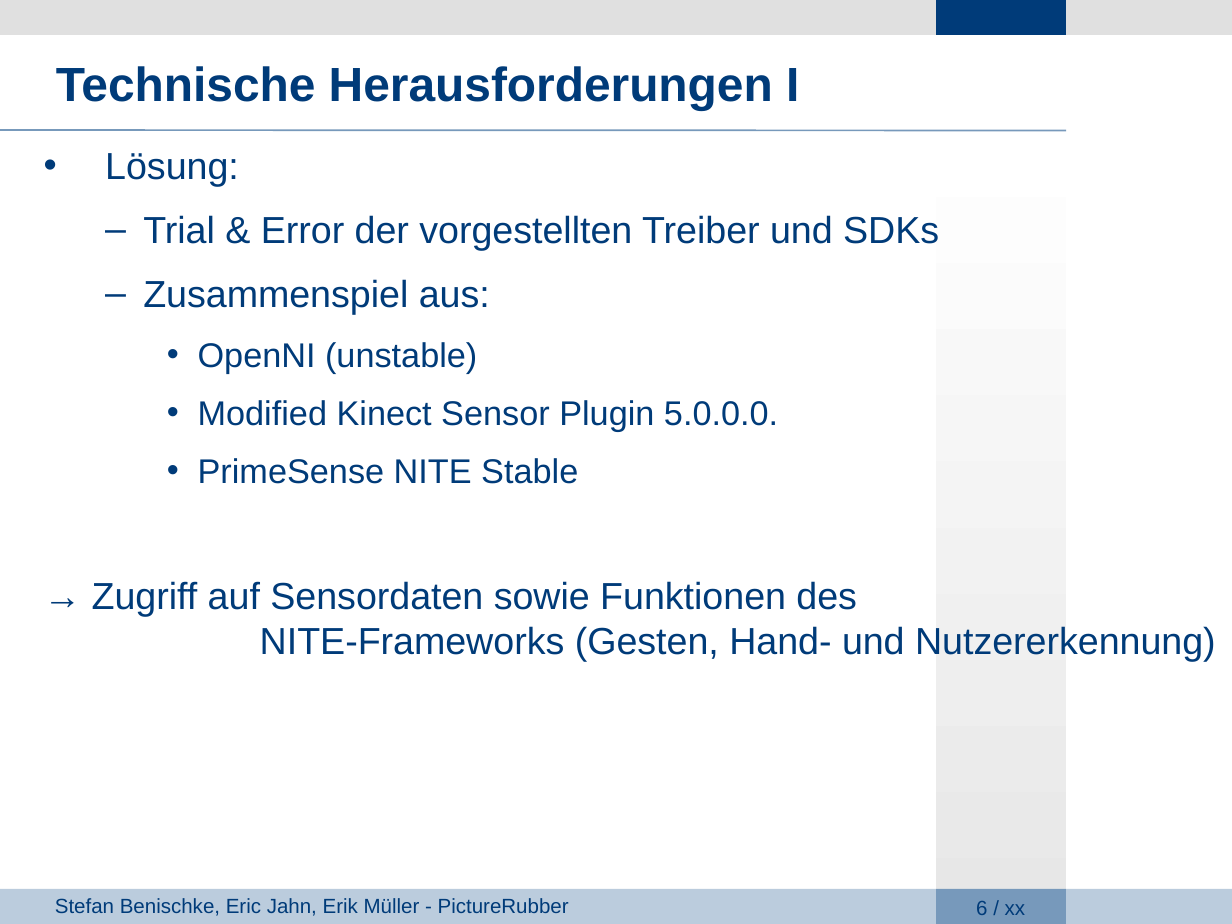
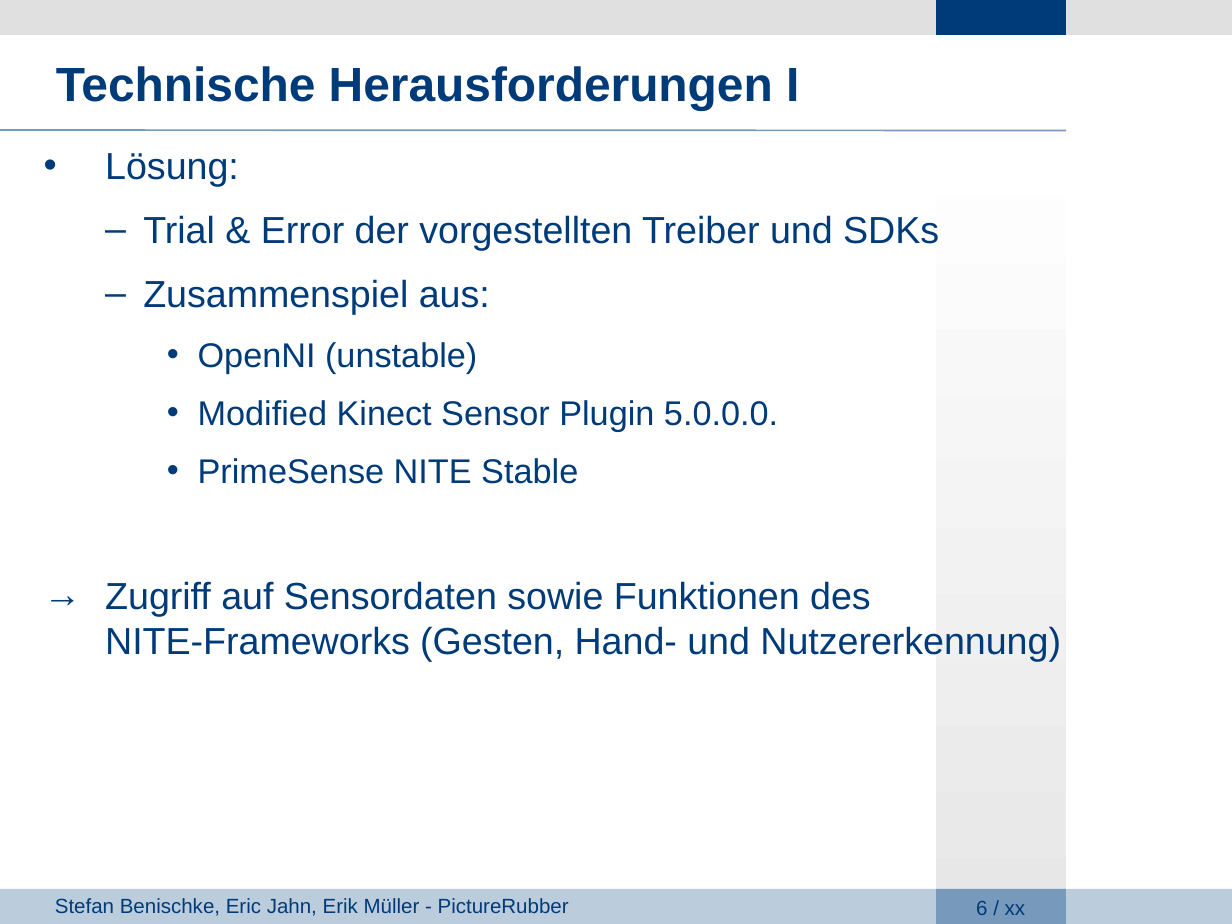
Before and after one commit to giuliarouge/picturerubber, a slide deck: slide 6 of Präsentation.ppt. Drawn at 1232x924 pixels with LibreOffice and Linux fonts; fonts in the diff are those of the drawing; background and template pictures are left out. Boxes give left, top, right and bottom in pixels: in the first picture for what was removed or moved away, otherwise in the second. Text is boxed around its words. In the diff, an @@ line names an element or a change of style, - is before the commit and + after.

```diff
--- a/Präsentation.ppt
+++ b/Präsentation.ppt
@@ text at (105,581,1061,662): text changed @@
-→ Zugriff auf Sensordaten sowie Funktionen des
-NITE-Frameworks (Gesten, Hand- und Nutzererkennung)
+→ Zugriff auf Sensordaten sowie Funktionen des
+  NITE-Frameworks (Gesten, Hand- und Nutzererkennung)
```
Also in this commit, not shown: 5 other slides changed, 1 slide added, 1 slide removed, 1 other file.
